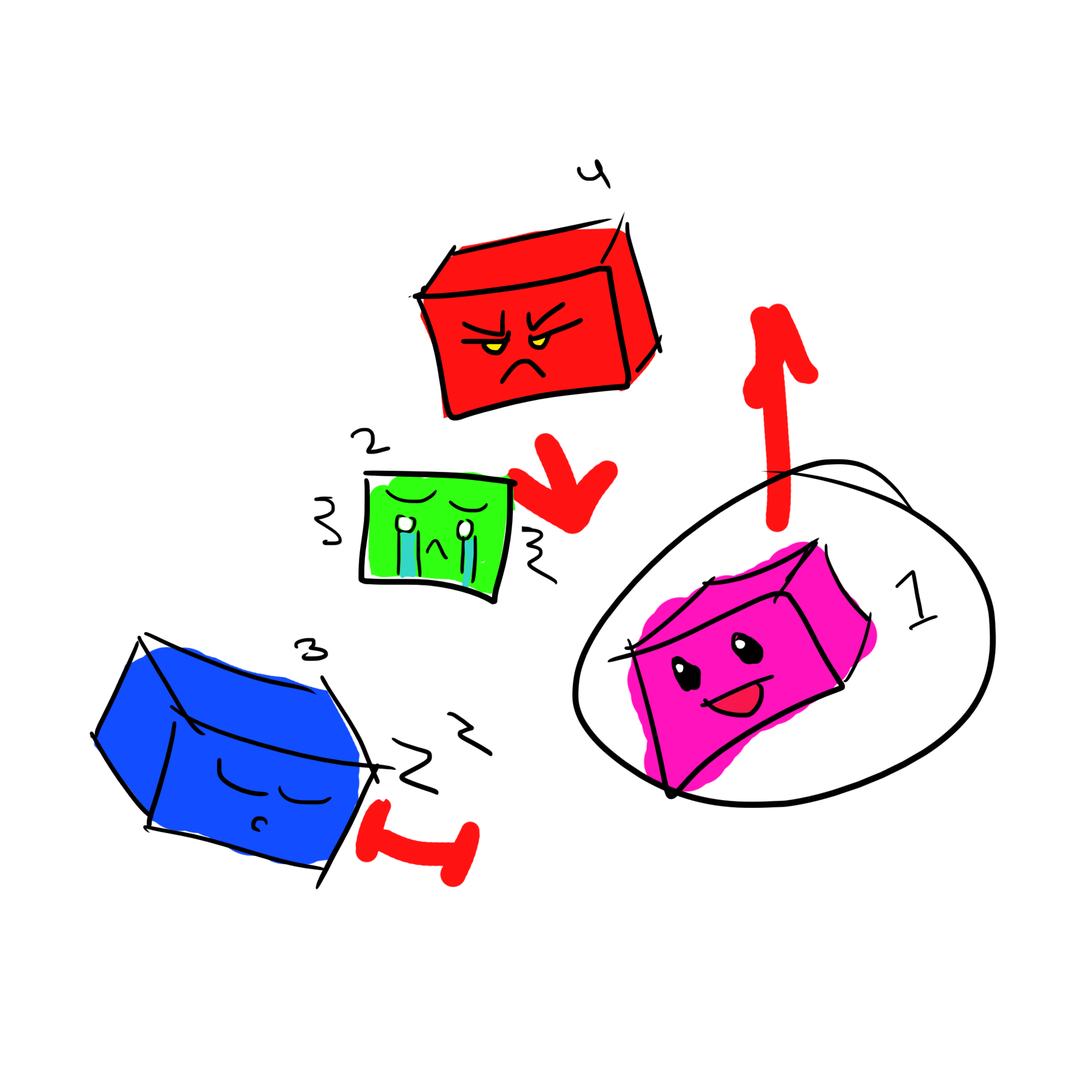
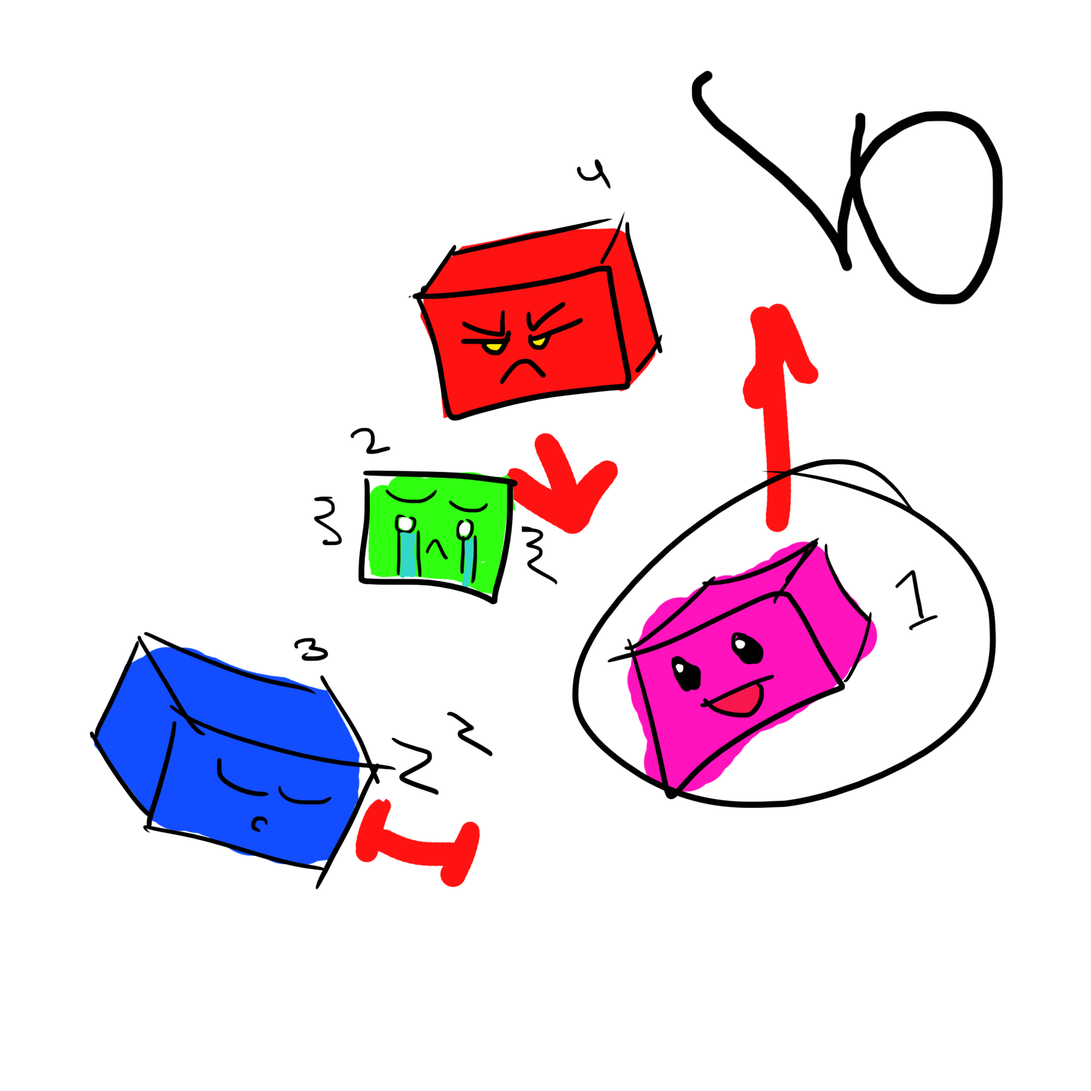
Before/after of a 1091x1091 layered artwork. What changed in the layer stack:
painted on "Lager 3" over box(691, 70, 1004, 306)
